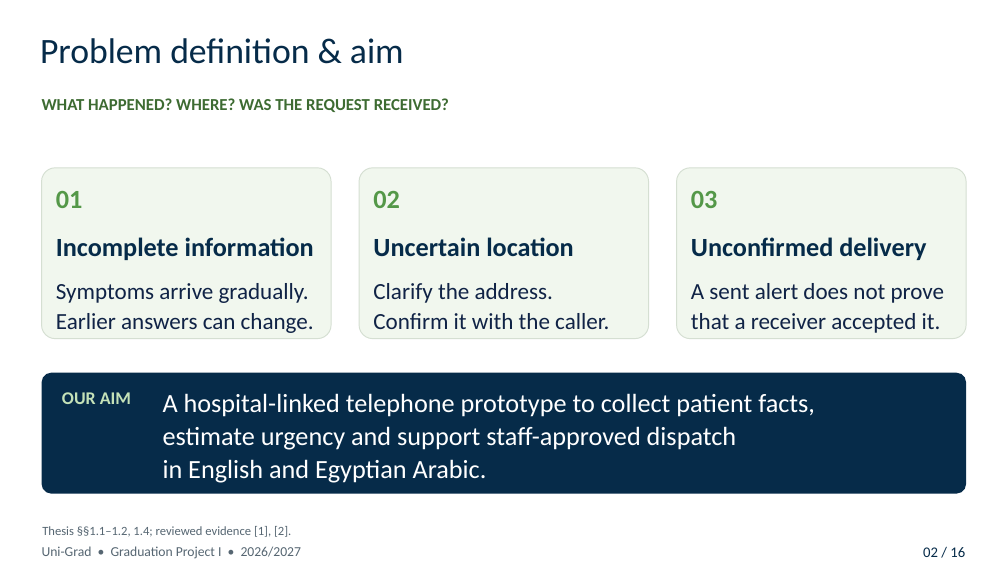
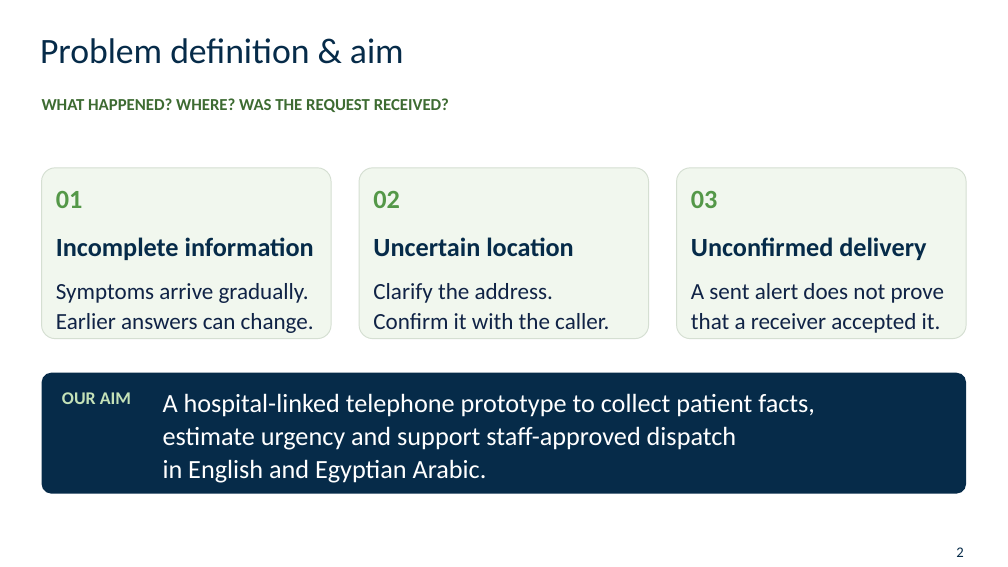
Before and after one commit to 3bdoo04/Uni-Grad, a slide deck: slide 2 of Review/Presentation/Uni-Grad - Midterm Presentation.pptx. Drawn at 1008x567 pixels with LibreOffice and Linux fonts; fonts in the diff are those of the drawing; background and template pictures are left out. Boxes give left, top, right and bottom in pixels: in the first picture for what was removed or moved away, otherwise in the second. Text is boxed around its words. In the diff, an @@ line names an element or a change of style, - is before the commit and + after.

```diff
--- a/Review/Presentation/Uni-Grad - Midterm Presentation.pptx
+++ b/Review/Presentation/Uni-Grad - Midterm Presentation.pptx
@@ text removed at (42,526,291,537) @@
-Thesis §§1.1–1.2, 1.4; reviewed evidence [1], [2].
@@ text removed at (42,546,302,559) @@
-Uni-Grad • Graduation Project I • 2026/2027
@@ text removed at (923,547,965,557) @@
-02 / 16
@@ text added at (956,547,963,557), 14 pt, text #062B49 @@
+2
```
Also in this commit, not shown: 10 other slides changed, 5 slides added, 9 slides removed, 16 other files.
